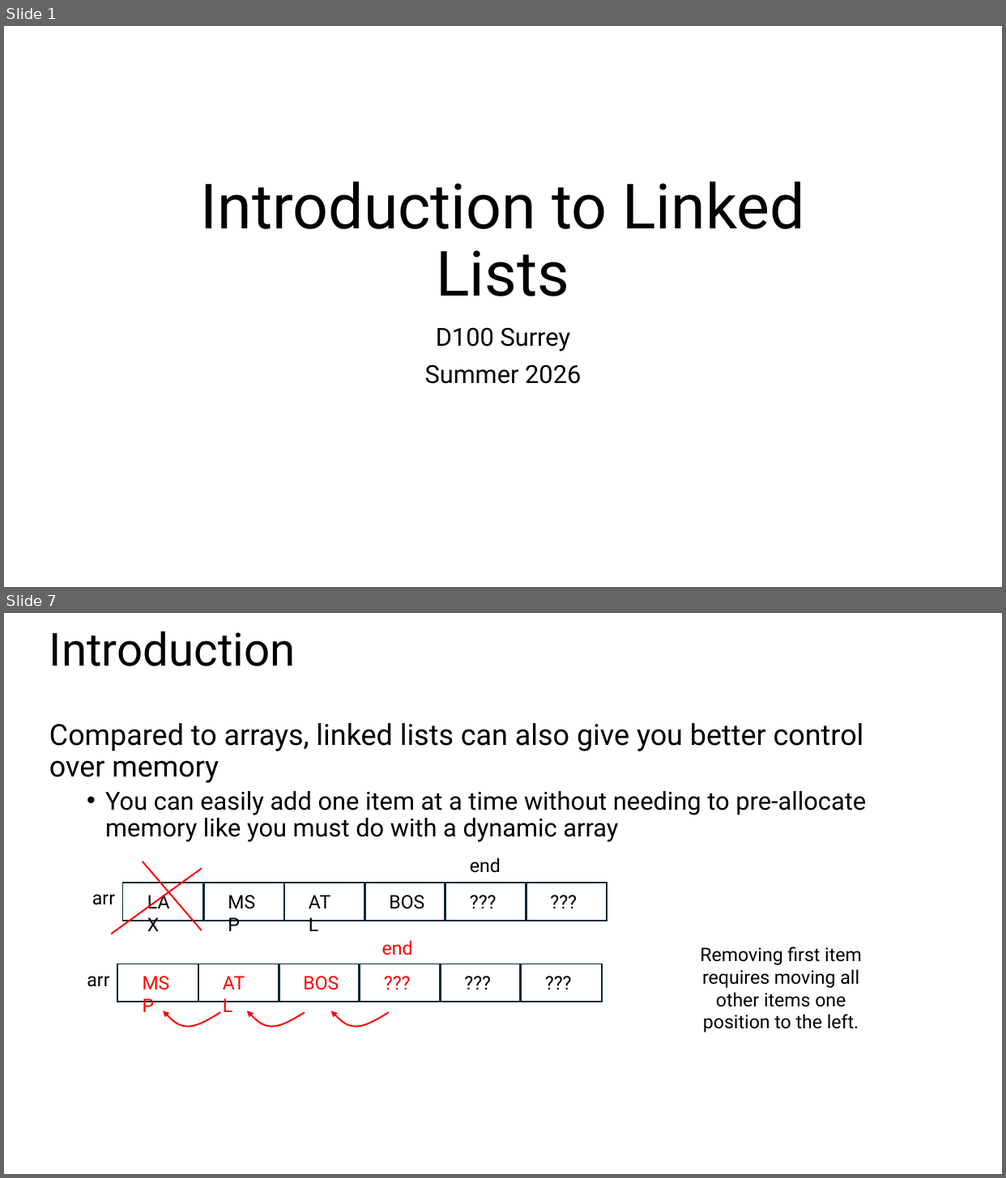
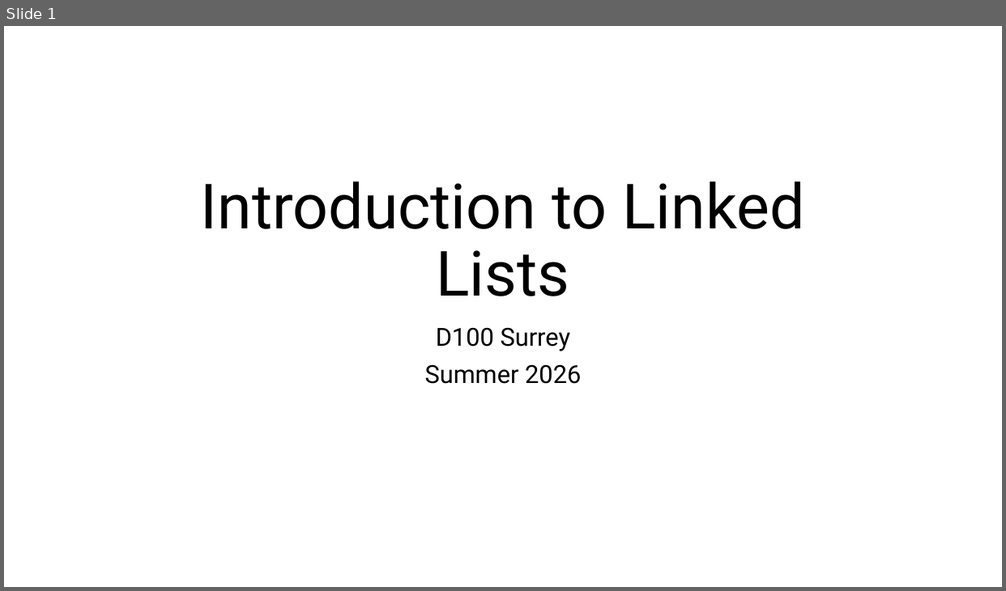
Before and after one commit to sotasota-sfu/cmpt225Summer2026, a slide deck: lectures/lecture2_3/lecture2.pptx. Shown one above the other, each under a label of ours: slides 1 and 7 before the commit, slide 1 after it; the slides between them are not shown. The pictures are 1006x1178 and 1006x591 pixels, drawn with LibreOffice and Linux fonts; fonts in the diff are those of the drawing. Boxes give left, top, right and bottom in pixels: in the first picture for what was removed or moved away, otherwise in the second. Text is boxed around its words. In the diff, an @@ line names an element or a change of style, - is before the commit and + after.

```diff
--- a/lectures/lecture2_3/lecture2.pptx
+++ b/lectures/lecture2_3/lecture2.pptx
@@ slide 7 removed at <box>4,613,1002,1174</box>, background #FFFFFF @@
@@ title removed at <box>49,631,296,666</box> @@
-Introduction
@@ text removed at <box>49,723,866,842</box> @@
-Compared to arrays, linked lists can also give you better control over memory
-  • You can easily add one item at a time without needing to pre-allocate memory like you must do with a dynamic array
@@ line removed from (111, 934) to (202, 868) @@
@@ line removed from (202, 931) to (143, 862) @@
@@ text removed at <box>470,858,501,873</box> @@
-end
@@ text removed at <box>92,894,115,905</box> @@
-arr
@@ group removed at <box>123,883,607,921</box>: 6 rectangles, 6 texts @@
-LAX
-MSP
-ATL
-BOS
-???
-???
@@ text removed at <box>382,940,413,956</box> @@
-end
@@ text removed at <box>700,947,862,1033</box> @@
-Removing first item requires moving all other items one position to the left.
@@ text removed at <box>87,976,109,987</box> @@
-arr
@@ group removed at <box>117,964,602,1003</box>: 6 rectangles, 6 texts @@
-MSP
-ATL
-BOS
-???
-???
-???
@@ freeform shape removed at <box>163,1012,220,1027</box> @@
@@ freeform shape removed at <box>247,1012,305,1027</box> @@
@@ freeform shape removed at <box>331,1012,389,1027</box> @@
```
Also in this commit, not shown: 5 slides changed, 3 other slides removed, 24 other files.
